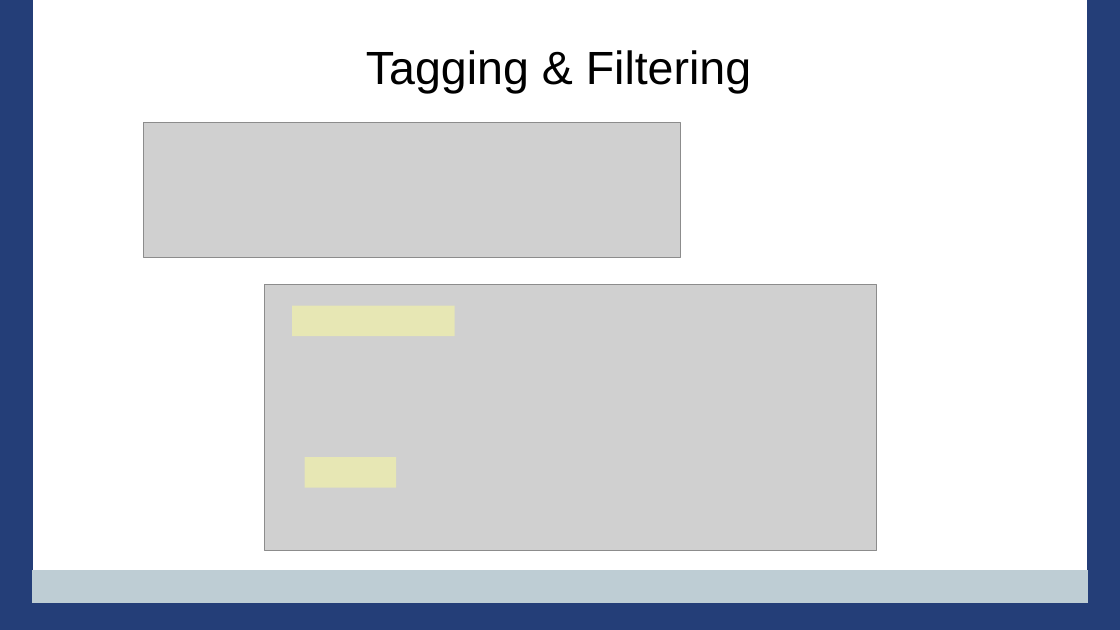
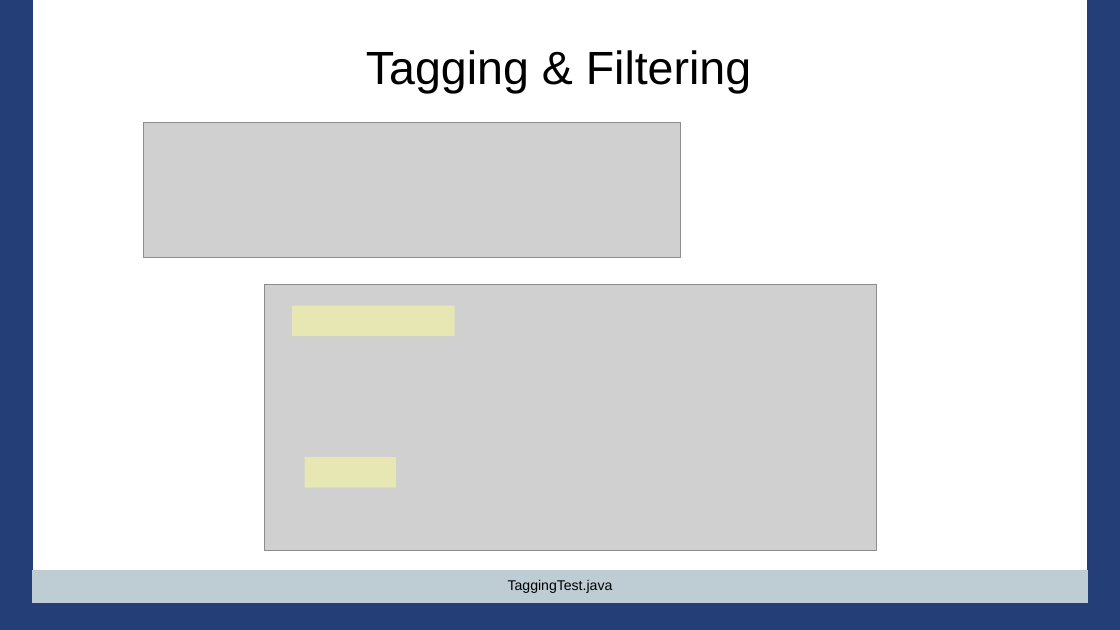
Before and after one commit to PennState/junit5-presentation, a slide deck: slide 40 of src/site/presentation/Junit5_Presentation_JavaOne_2016.odp (slide 39 before the commit). Drawn at 1120x630 pixels with LibreOffice and Linux fonts; fonts in the diff are those of the drawing; grey boxes stand for pictures; background and template pictures are left out. Boxes give left, top, right and bottom in pixels: in the first picture for what was removed or moved away, otherwise in the second. Text is boxed around its words. In the diff, an @@ line names an element or a change of style, - is before the commit and + after.

```diff
--- a/src/site/presentation/Junit5_Presentation_JavaOne_2016.odp
+++ b/src/site/presentation/Junit5_Presentation_JavaOne_2016.odp
@@ title added at bbox=[508, 579, 613, 593], 10 pt, text #000000 @@
+TaggingTest.java
```
Also in this commit, not shown: 19 other slides changed, 1 slide added, 1 slide removed, 2 other files.
